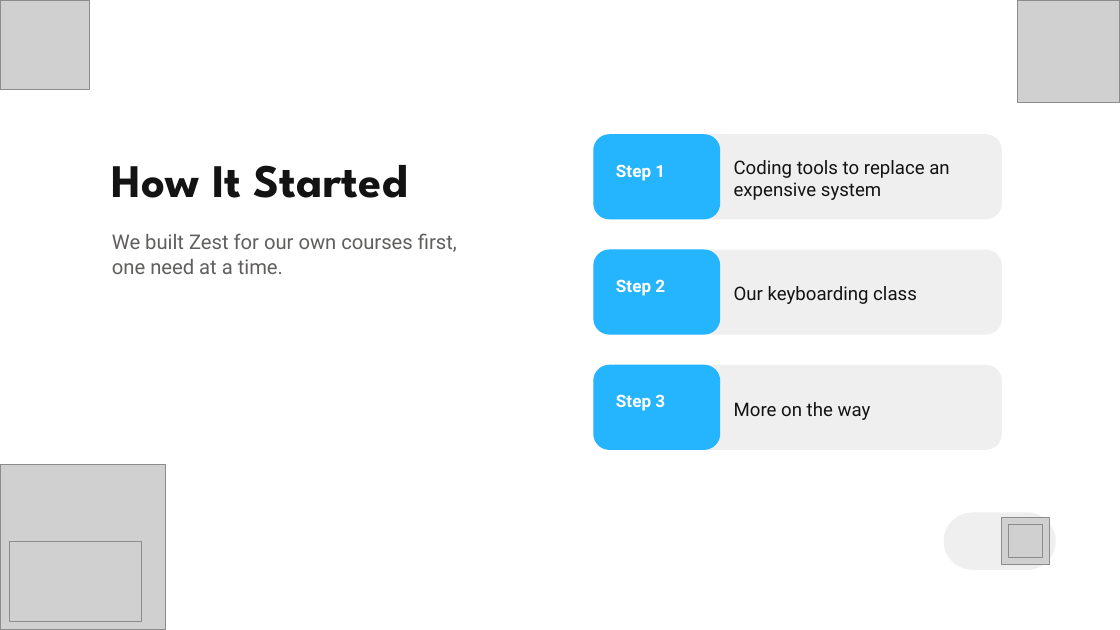
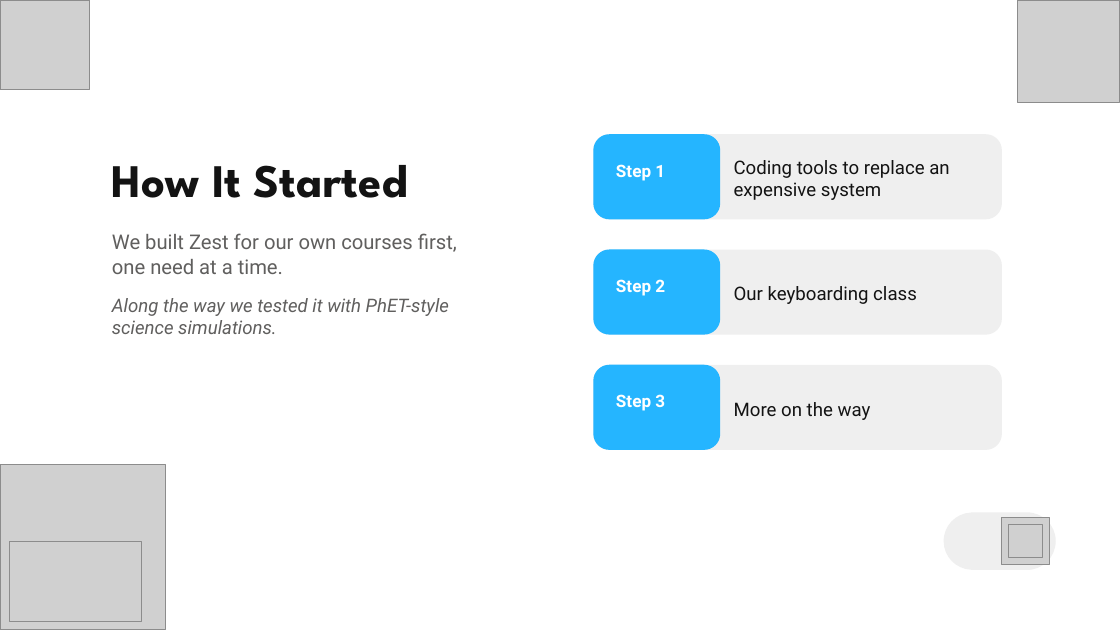
Before and after one commit to VirtualArkansasOrg/zest-spec, a slide deck: slide 6 of presentations/2026-vlla/deck/zest-vlla-2026.pptx. Drawn at 1120x630 pixels with LibreOffice and Linux fonts; fonts in the diff are those of the drawing; grey boxes stand for pictures. Boxes give left, top, right and bottom in pixels: in the first picture for what was removed or moved away, otherwise in the second. Text is boxed around its words. In the diff, an @@ line names an element or a change of style, - is before the commit and + after.

```diff
--- a/presentations/2026-vlla/deck/zest-vlla-2026.pptx
+++ b/presentations/2026-vlla/deck/zest-vlla-2026.pptx
@@ text at (112,298,449,334): paragraph added @@
+Along the way we tested it with PhET-style science simulations.
```
Also in this commit, not shown: 1 other slide changed, 5 other files.
